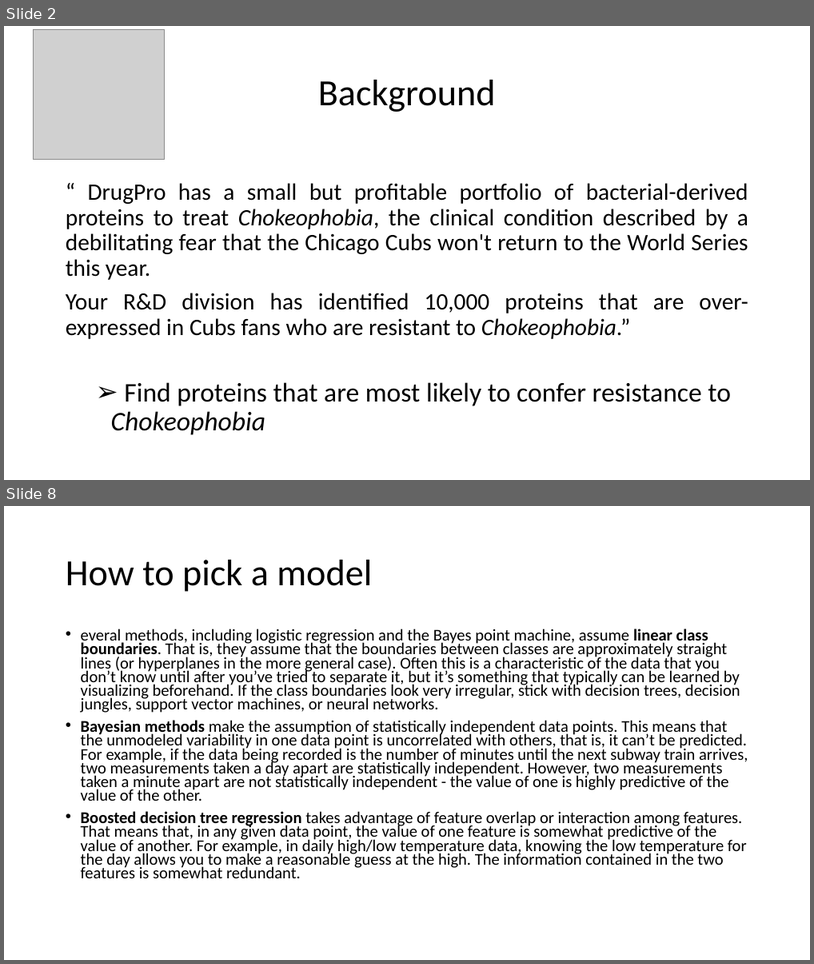
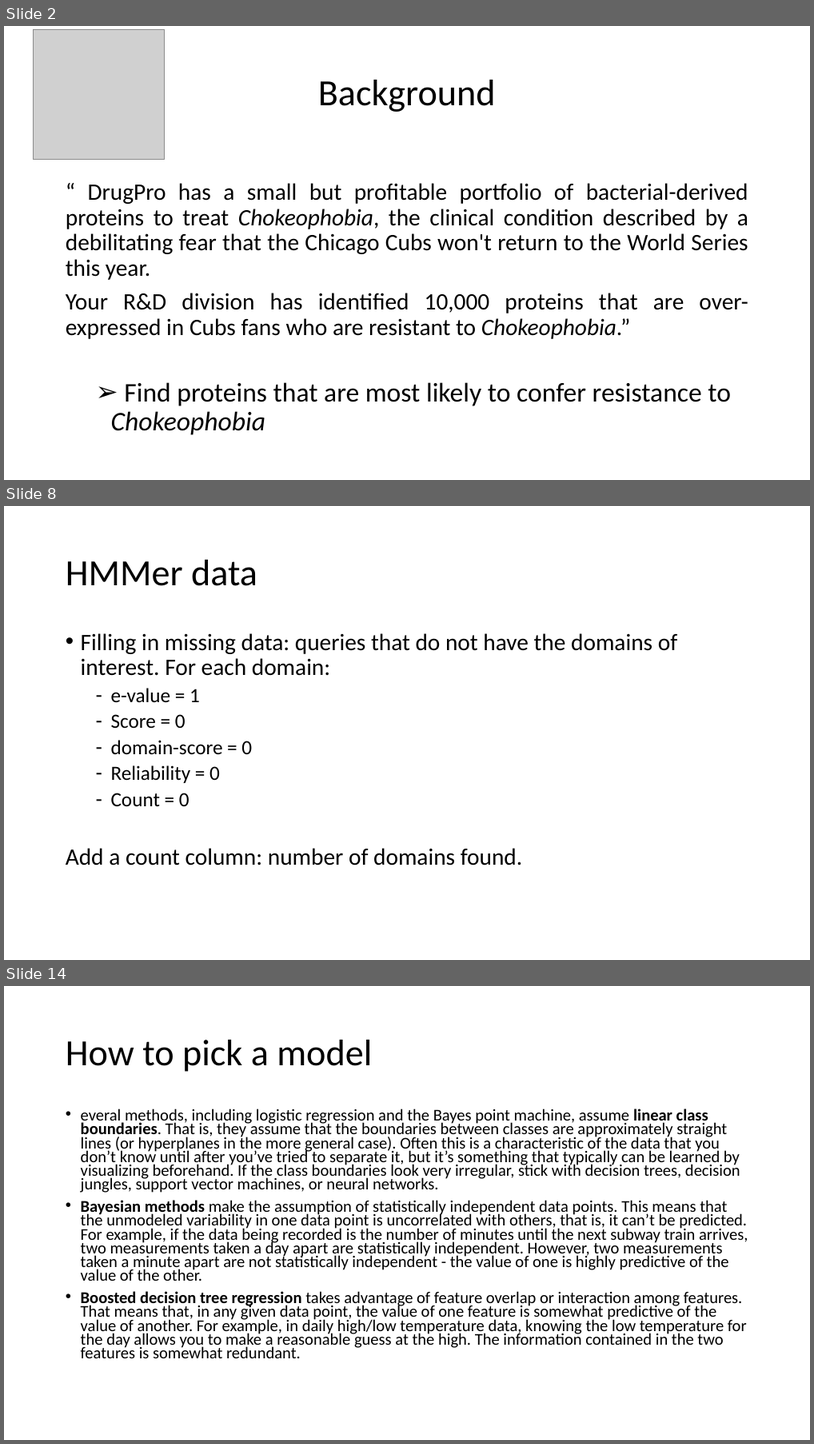
Before and after one commit to JoannaDrx/protein-classification, a slide deck: drugpro-jd.pptx. Shown one above the other, each under a label of ours: slides 2 and 8 before the commit, slides 2, 8 and 14 after it; the slides between them are not shown. The pictures are 814x964 and 814x1444 pixels, drawn with LibreOffice and Linux fonts; fonts in the diff are those of the drawing; grey boxes stand for pictures. Boxes give left, top, right and bottom in pixels: in the first picture for what was removed or moved away, otherwise in the second. Text is boxed around its words. In the diff, an @@ line names an element or a change of style, - is before the commit and + after.

```diff
--- a/drugpro-jd.pptx
+++ b/drugpro-jd.pptx
@@ slide 8 added at bbox=[4, 506, 810, 960], background #FFFFFF @@
@@ title added at bbox=[66, 560, 258, 586], 44 pt, text #000000 @@
+HMMer data
@@ text added at bbox=[66, 633, 678, 865], 28 pt, text #000000 @@
+• Filling in missing data: queries that do not have the domains of interest. For each domain:
+  – e-value = 1
+  – Score = 0
+  – domain-score = 0
+  – Reliability = 0
+  – Count = 0
+Add a count column: number of domains found.
@@ what was slide 8 is now slide 14 @@
```
Also in this commit, not shown: 4 slides changed, 9 other slides added, 7 slides removed, 10 other files.
